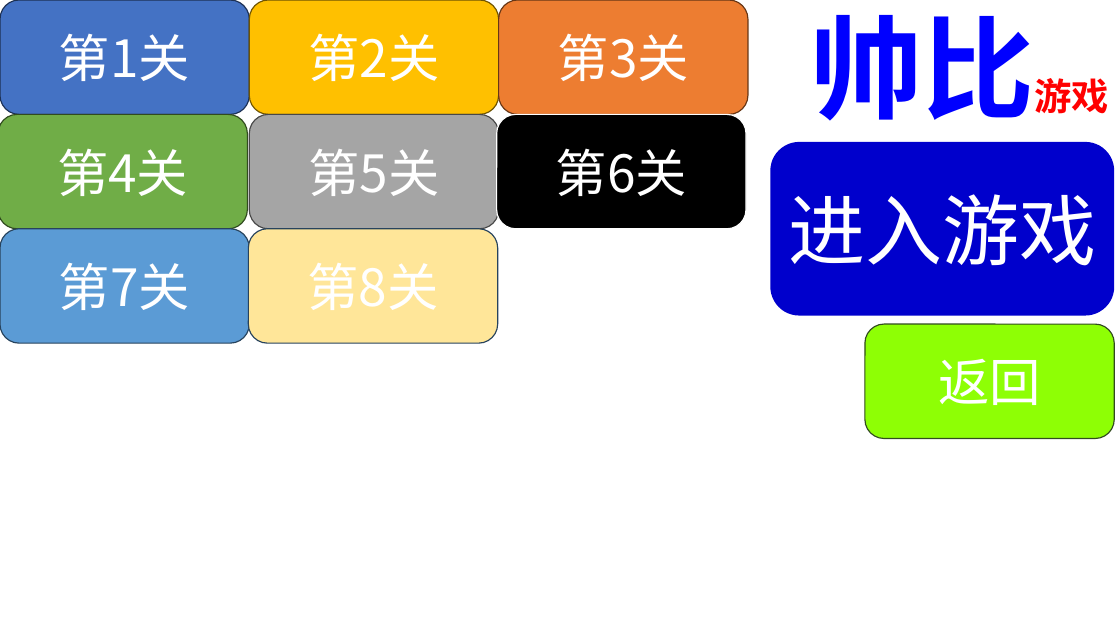
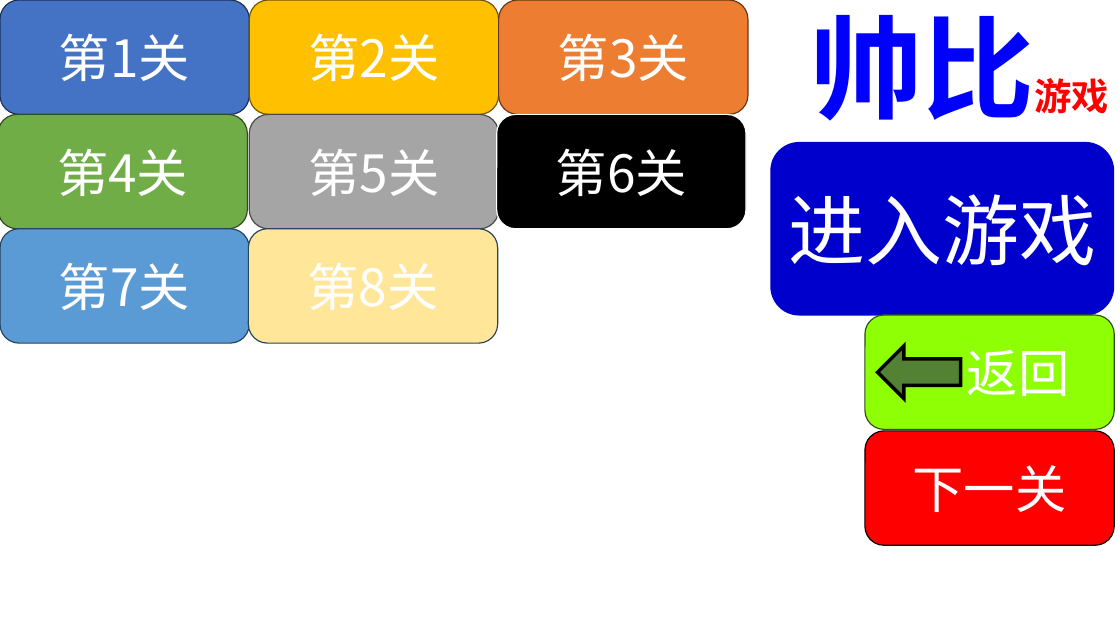
Before and after one commit to Jiaxuans/ShuaiBi-Game, a slide deck: slide 1 of fujian/按钮BUTTON.pptx. Drawn at 1120x630 pixels with LibreOffice and Linux fonts; fonts in the diff are those of the drawing. Boxes give left, top, right and bottom in pixels: in the first picture for what was removed or moved away, otherwise in the second. Text is boxed around its words. In the diff, an @@ line names an element or a change of style, - is before the commit and + after.

```diff
--- a/fujian/按钮BUTTON.pptx
+++ b/fujian/按钮BUTTON.pptx
@@ rounded rectangle "返回" moved from (x1=865, y1=324, x2=1115, y2=439) to (x1=865, y1=315, x2=1115, y2=429) @@
@@ right arrow added at (x1=878, y1=346, x2=961, y2=399), fill #548235, outline #000000 3 pt @@
@@ rounded rectangle added at (x1=865, y1=431, x2=1115, y2=545), fill #FF0000, outline #000000 1 pt, 44 pt, text #FFFFFF @@
+下一关
```
Also in this commit, not shown: 1 other slide changed, 17 other files.
